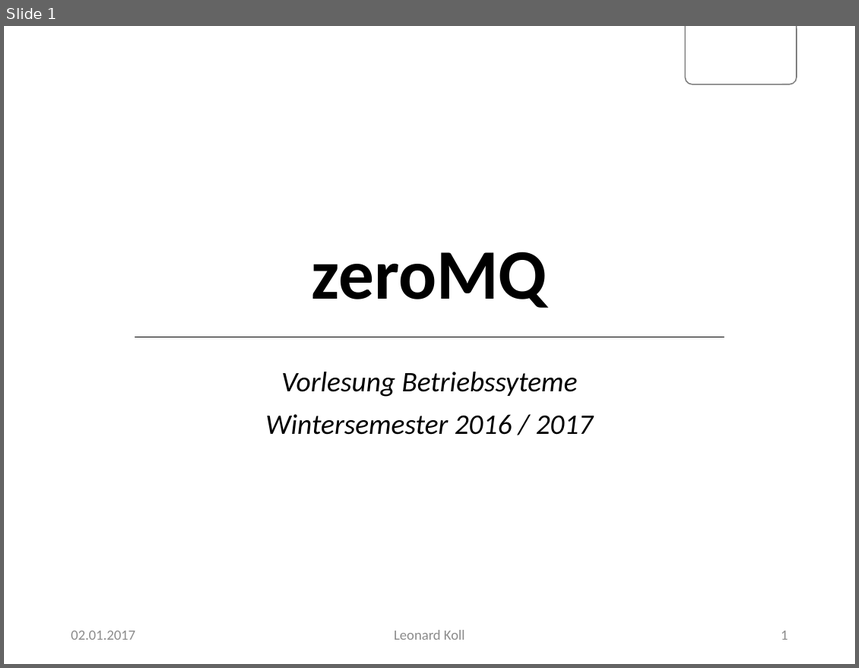
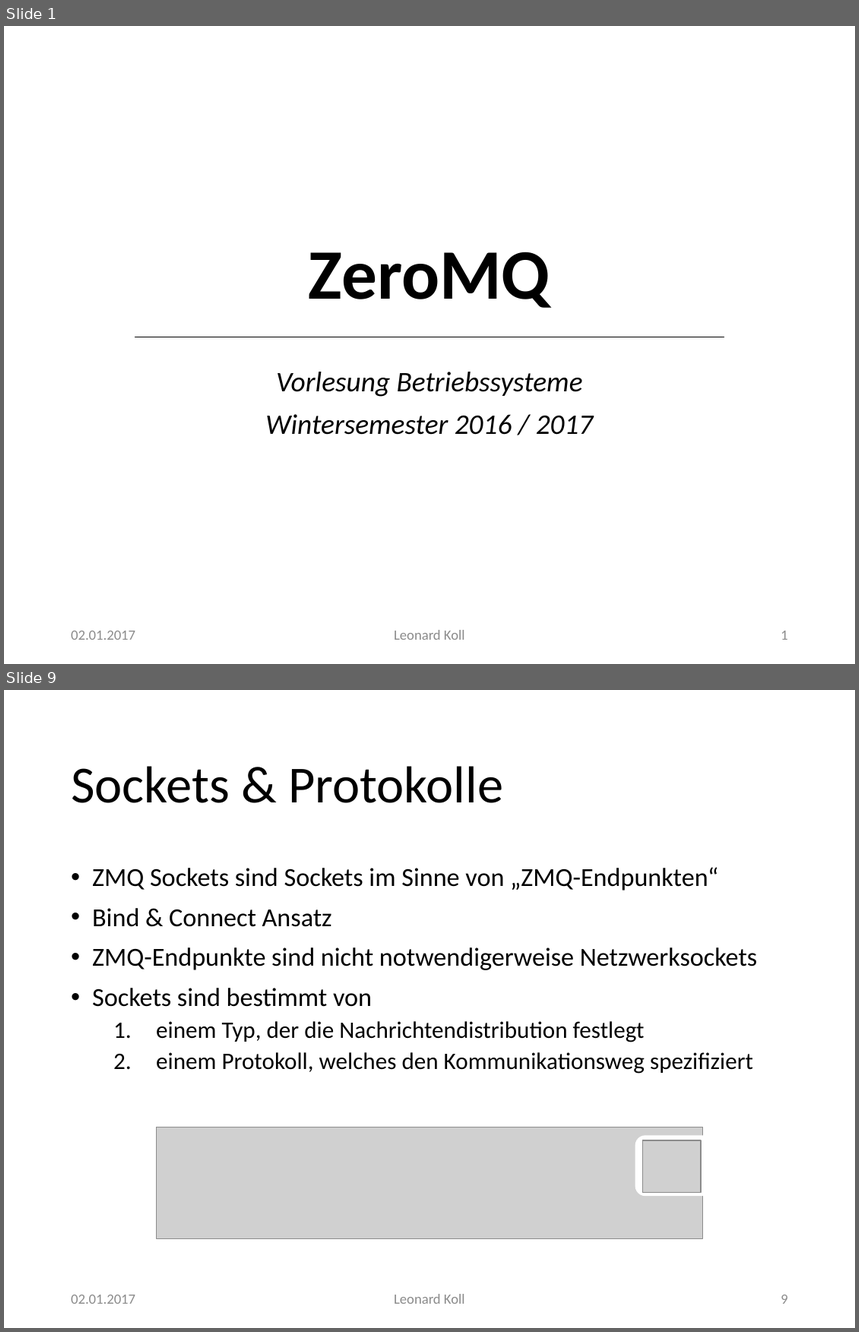
Before and after one commit to LeonardKoll/santaclaus, a slide deck: zeroMQ.pptx. Shown one above the other, each under a label of ours: slide 1 before the commit, slides 1 and 9 after it; the slides between them are not shown. The pictures are 859x668 and 859x1332 pixels, drawn with LibreOffice and Linux fonts; fonts in the diff are those of the drawing; grey boxes stand for pictures; background and template pictures are left out. Boxes give left, top, right and bottom in pixels: in the first picture for what was removed or moved away, otherwise in the second. Text is boxed around its words. In the diff, an @@ line names an element or a change of style, - is before the commit and + after.

```diff
--- a/zeroMQ.pptx
+++ b/zeroMQ.pptx
@@ slide 9 added at box(4, 690, 855, 1328), background #FFFFFF; not listed: 1 template element that a slide beside it also shows @@
@@ title added at box(71, 766, 503, 803), 44 pt, text #000000 @@
+Sockets & Protokolle
@@ text added at box(92, 867, 757, 1074), 22 pt, text #000000 @@
+• ZMQ Sockets sind Sockets im Sinne von „ZMQ-Endpunkten“
+• Bind & Connect Ansatz
+• ZMQ-Endpunkte sind nicht notwendigerweise Netzwerksockets
+• Sockets sind bestimmt von
+  1. einem Typ, der die Nachrichtendistribution festlegt
+  2. einem Protokoll, welches den Kommunikationsweg spezifiziert
@@ picture added at box(156, 1128, 704, 1239) @@
@@ round same rect added at box(635, 1135, 703, 1196), fill #FFFFFF @@
@@ picture added at box(642, 1140, 700, 1193) @@
@@ text added at box(71, 1295, 135, 1304), 12 pt, text #8C8C8C @@
+02.01.2017
@@ text added at box(394, 1294, 465, 1304), 12 pt, text #8C8C8C @@
+Leonard Koll
@@ page number added at box(781, 1295, 788, 1304), 12 pt, text #8C8C8C @@
+9
@@ slide 1 changed as well @@
@@ rounded rectangle removed at box(685, 26, 797, 84) @@
@@ round same rect added at box(685, 26, 797, 91), outline #808080 1 pt @@
@@ title at box(309, 252, 550, 308): text changed @@
-zeroMQ
+ZeroMQ
@@ subtitle at box(276, 372, 583, 397): text changed @@
-Vorlesung Betriebssyteme
+Vorlesung Betriebssysteme
```
Also in this commit, not shown: 2 other slides changed, 23 other slides added.
